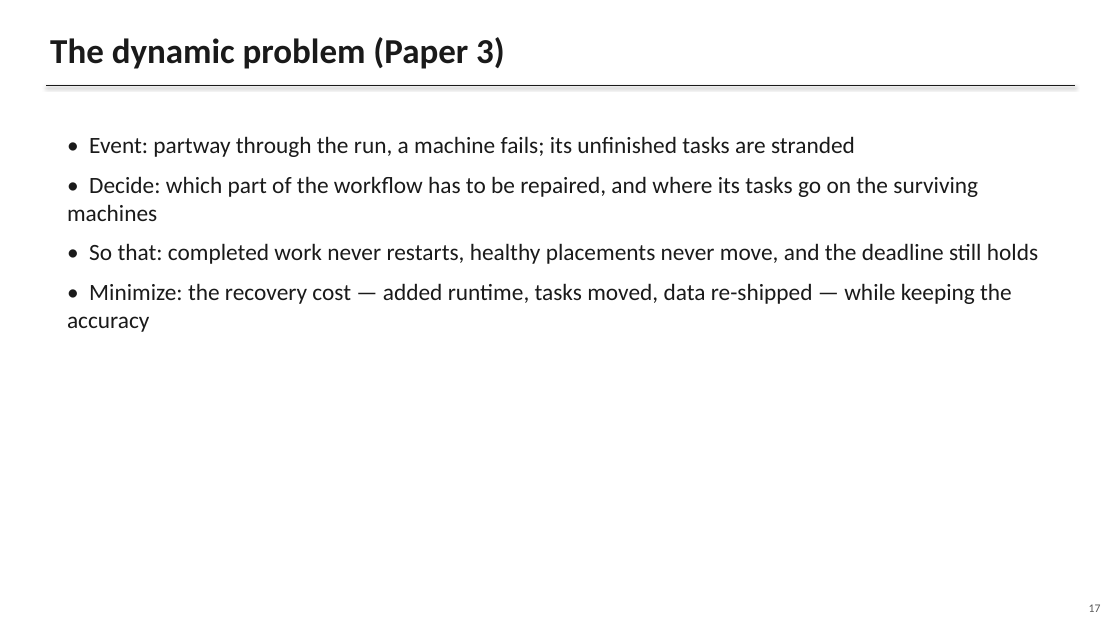
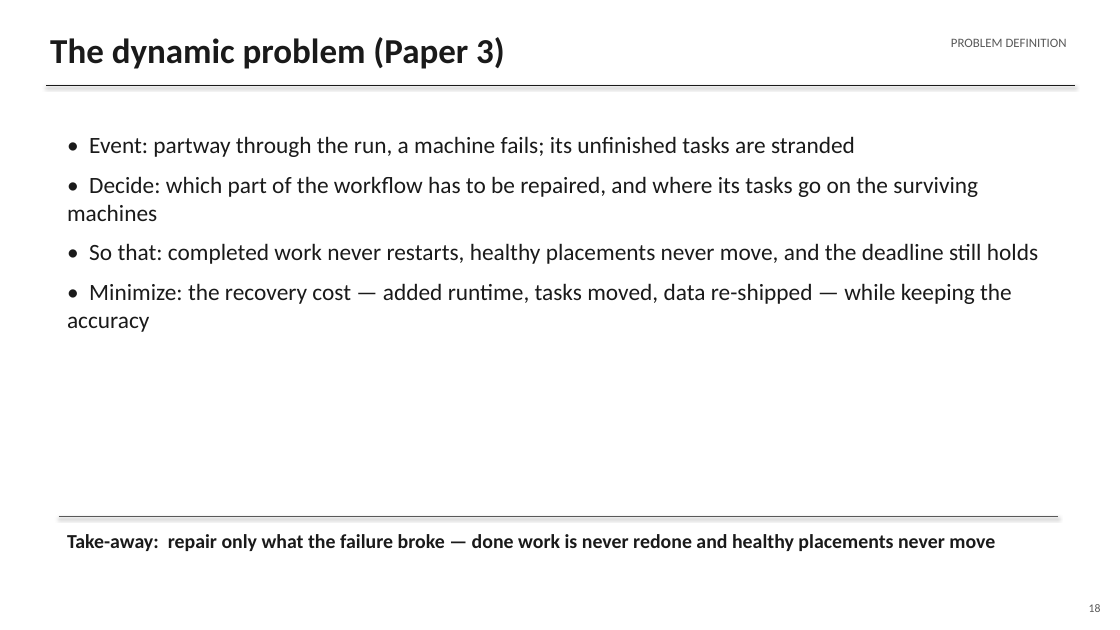
Before and after one commit to gayanigupta/data-aware-scheduling, a slide deck: slide 18 of slides/data-aware-scheduling.pptx (slide 17 before the commit). Drawn at 1120x630 pixels with LibreOffice and Linux fonts; fonts in the diff are those of the drawing. Boxes give left, top, right and bottom in pixels: in the first picture for what was removed or moved away, otherwise in the second. Text is boxed around its words. In the diff, an @@ line names an element or a change of style, - is before the commit and + after.

```diff
--- a/slides/data-aware-scheduling.pptx
+++ b/slides/data-aware-scheduling.pptx
@@ text added at (951,38,1067,47), 11 pt, text #595959 @@
+PROBLEM DEFINITION
@@ line added from (59, 517) to (1059, 517), #595959 0.75 pt @@
@@ text added at (67,534,995,551), 17 pt, text #1A1A1A, bold @@
+Take-away: repair only what the failure broke — done work is never redone and healthy placements never move
@@ text at (1089,604,1101,612): text changed @@
-17
+18
```
Also in this commit, not shown: 45 other slides changed, 1 slide added, 1 other file.
